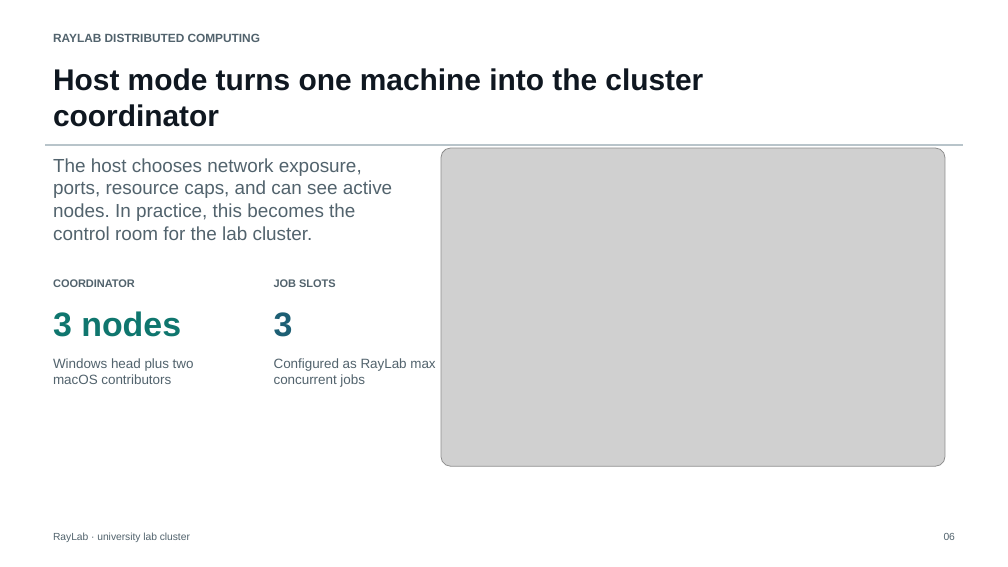
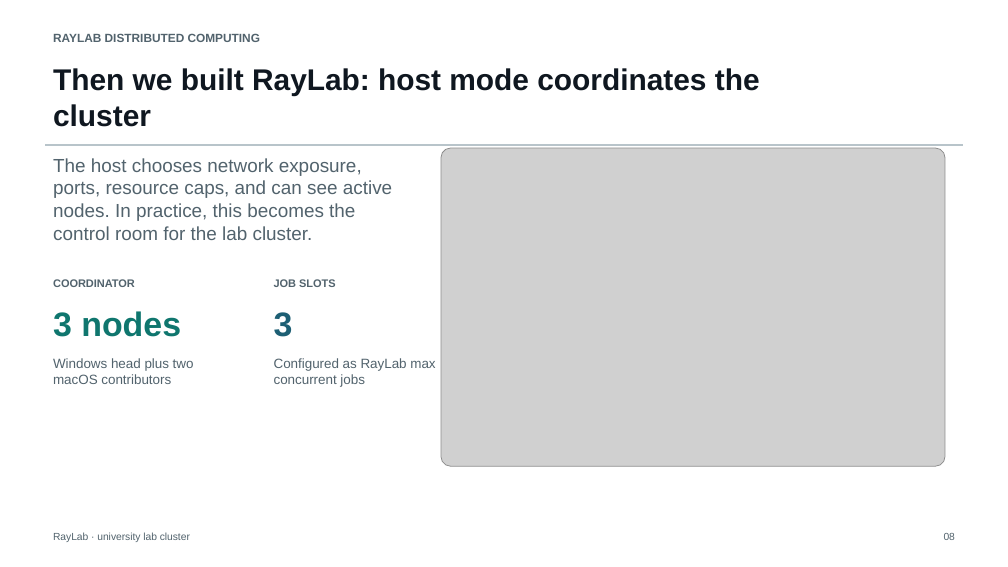
Before and after one commit to pianistprogrammer/RayLab, a slide deck: slide 8 of presentation/RayLab_Distributed_Computing_University_Talk.pptx (slide 7 before the commit). Drawn at 1008x567 pixels with LibreOffice and Linux fonts; fonts in the diff are those of the drawing; grey boxes stand for pictures. Boxes give left, top, right and bottom in pixels: in the first picture for what was removed or moved away, otherwise in the second. Text is boxed around its words. In the diff, an @@ line names an element or a change of style, - is before the commit and + after.

```diff
--- a/presentation/RayLab_Distributed_Computing_University_Talk.pptx
+++ b/presentation/RayLab_Distributed_Computing_University_Talk.pptx
@@ text at [53,68,760,127]: text changed @@
-Host mode turns one machine into the cluster coordinator
+Then we built RayLab: host mode coordinates the cluster
```
Also in this commit, not shown: 9 other slides changed, 3 slides added, 34 other files.
